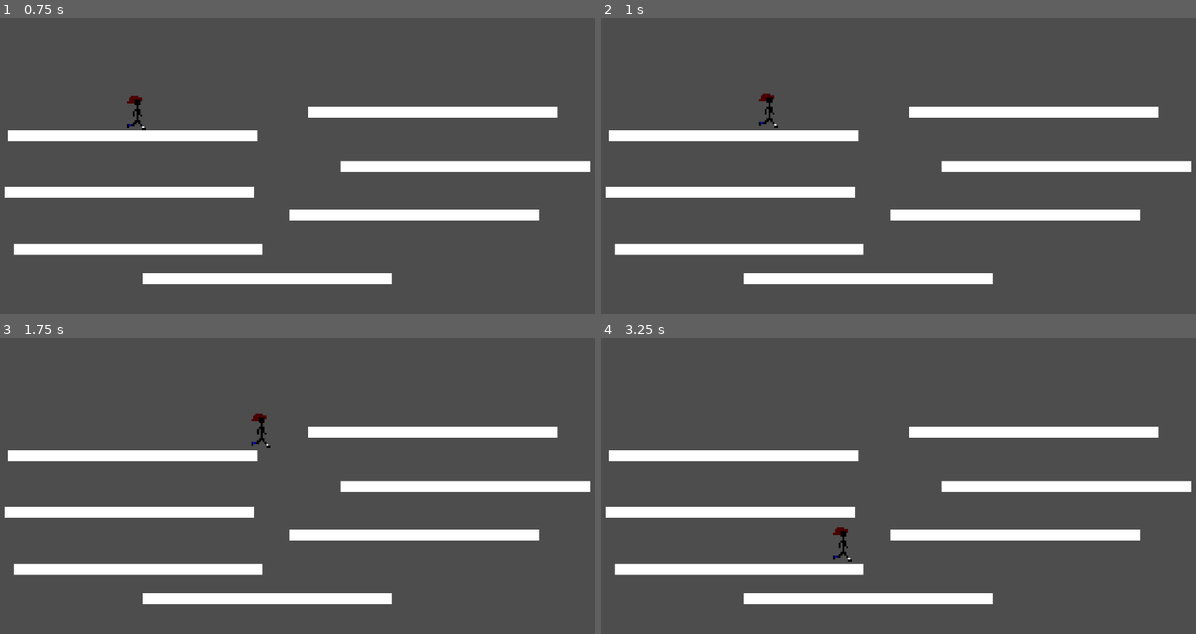
Above: before the commit, frames 1-4 (two rows, left to right).
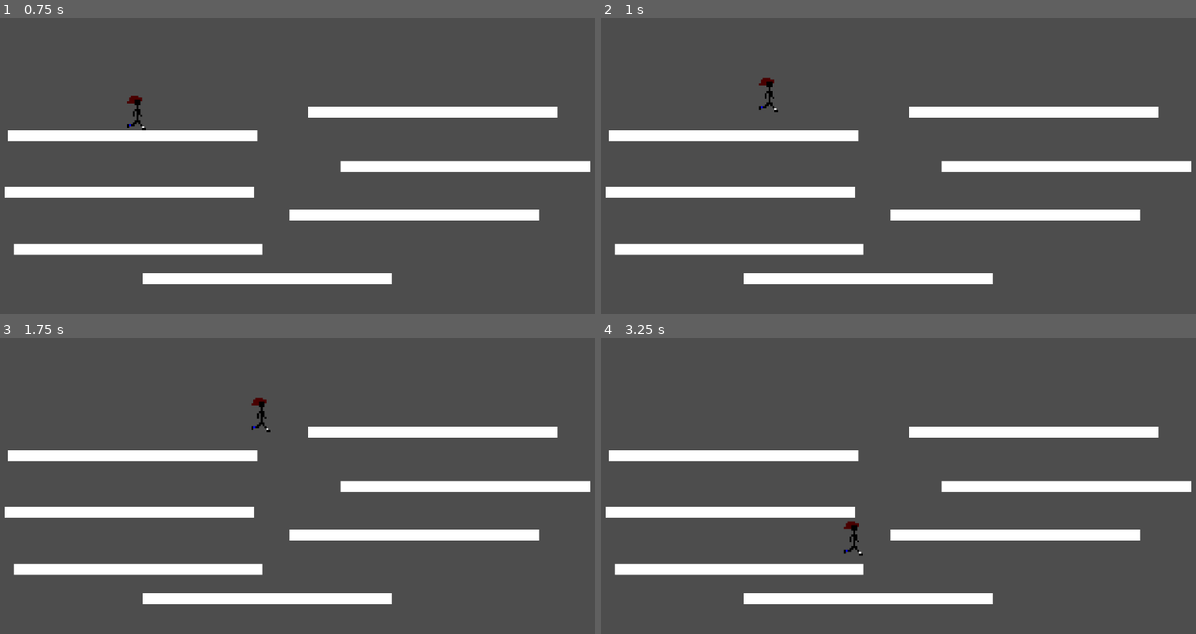
Above: after the commit, the same moments.

Repository: Elijahlenhard/PlaceholderPlatformer
Game: Godot game, scene res://world.tscn
Same seed, same stepped clock (60 frames per second), same inputs: the game is played once before the commit and once after it. This scene is started directly instead of the project's main scene.
Inputs:
- Up to frame 1 (0.75 s): hold Right (move_right) from 0.53 s (still down)
- Up to frame 2 (1 s): keep holding Right (move_right); tap Z (Jump) at 0.77 s
- Up to frame 3 (1.75 s): keep holding Right (move_right); tap Z (Jump) at 1.52 s
- Up to frame 4 (3.25 s): release Right (move_right) at 2.03 s; hold Left (move_left) 2.03-2.78 s; hold Right (move_right) from 2.78 s (still down); tap Z (Jump) at 3.02 s

Frame 1 is identical in both runs. In frame 2, 0.2% of the frame differs, in the area x 26-30%, y 20-38%; in frame 3, 0.2%; in frame 4, 0.3%, in the area x 38-45%, y 62-76%.

Commit message:
Refined jump curve

Diff:
--- a/Scripts/Player/playerMove.gd
+++ b/Scripts/Player/playerMove.gd
@@ -14,6 +14,7 @@
 # Called when the node enters the scene tree for the first time.
 func _ready():
 	screen_size = get_viewport_rect().size
+	#saveManager = get_tree().current_scene.get_node("SaveManager") Example for later
 
 
 # Called every frame. 'delta' is the elapsed time since the previous frame.
@@ -68,12 +69,11 @@
 
 
 func _jump(delta):
-	var acceleration = 1.08
-	var linear = 2500
+	var linear = 7000
 	if(is_on_ceiling()):
 		time_jumping = max_jump_time
 	if time_jumping < max_jump_time:
-		velocity.y -= linear*((max_jump_time-time_jumping)/max_jump_time)*delta
+		velocity.y -= linear*((pow(max_jump_time, .1)-pow(time_jumping,.1))/max_jump_time)*delta
 		time_jumping += delta
 
 func _accelerate_right(delta):
